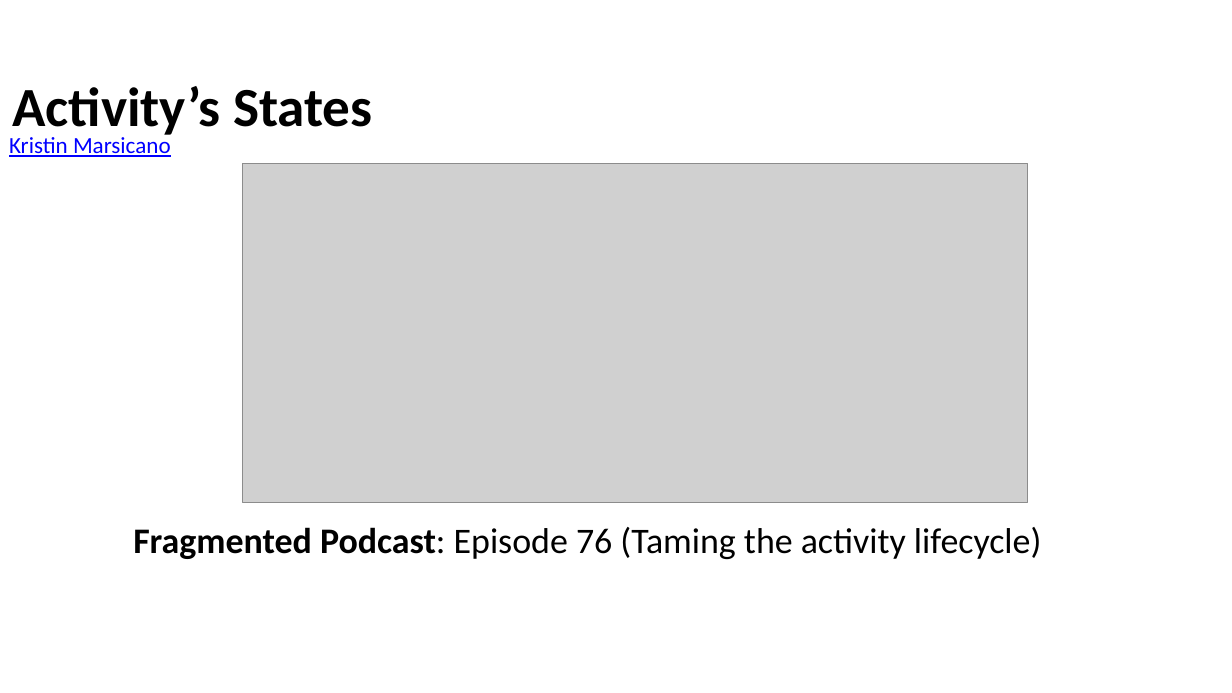
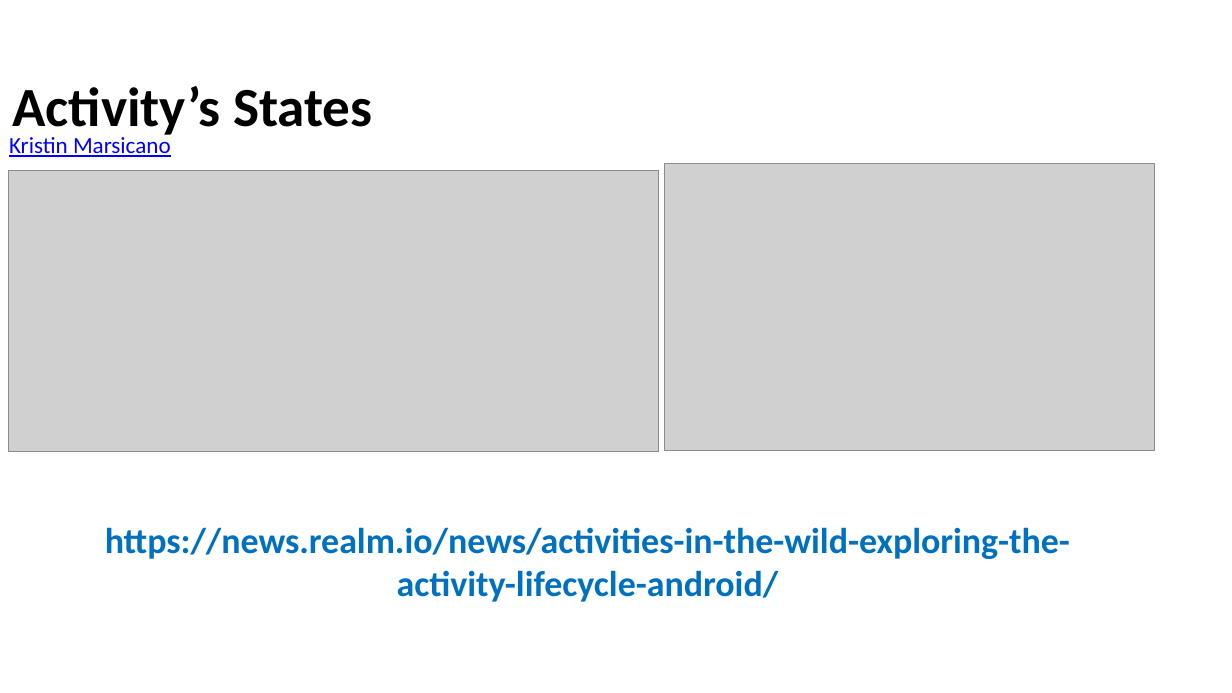
Before and after one commit to Batch-xx/Android-Lunch-Learn, a slide deck: slide 18 of slides/Android Studio_Activities_Fragments.pptx (slide 19 before the commit). Drawn at 1232x693 pixels with LibreOffice and Linux fonts; fonts in the diff are those of the drawing; grey boxes stand for pictures; background and template pictures are left out. Boxes give left, top, right and bottom in pixels: in the first picture for what was removed or moved away, otherwise in the second. Text is boxed around its words. In the diff, an @@ line names an element or a change of style, - is before the commit and + after.

Commit message:
added fragment

```diff
--- a/slides/Android Studio_Activities_Fragments.pptx
+++ b/slides/Android Studio_Activities_Fragments.pptx
@@ picture: place and size @@
-picture at bbox=[243, 164, 1029, 503]
+picture at bbox=[9, 170, 659, 451]
@@ picture added at bbox=[665, 164, 1154, 451] @@
@@ text at bbox=[105, 527, 1070, 602]: text changed; text colour #000000 to #0070C0; bold on @@
-Fragmented Podcast: Episode 76 (Taming the activity lifecycle)
+https://news.realm.io/news/activities-in-the-wild-exploring-the-activity-lifecycle-android/
```
Also in this commit, not shown: 12 other slides changed, 7 slides added, 8 slides removed, 3 other files.
